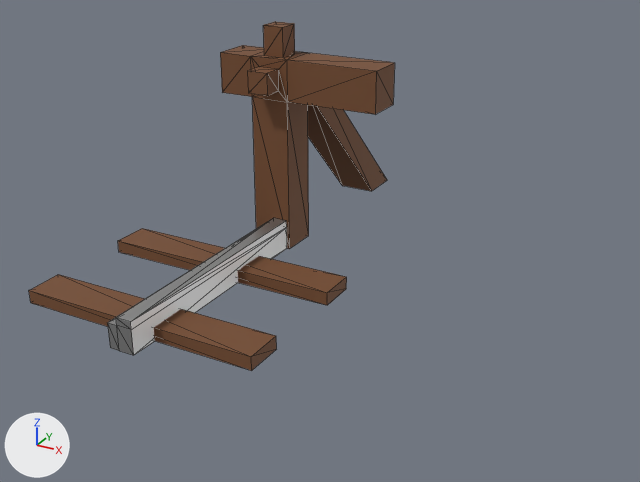
What one commit did to the glTF model public/assets/models/rail-end.glb.
One viewpoint serves both versions: a camera (50 mm lens) standing at (0.503, -1.208, 0.56) and looking at (-0.043, -0.215, 0.064). The lights are fixed; the arrows at lower left show +X, +Y and +Z. The first picture is the older version. Mesh edges are drawn as thin lines. Vertices at exactly the same position are counted once.

Names of what the first picture shows: 'rail-end'.
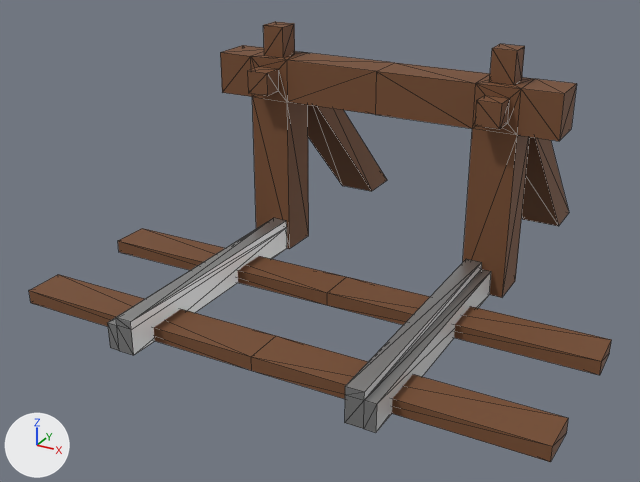
Commit message: fix: place rail end on adjacent path

Boxes [x1, y1, x2, y2] around the edits, measured in the pictures (640 x 482 px):
```json
{"object": "rail-end", "change": "reshaped", "before": [29, 22, 395, 371], "after": [29, 22, 611, 462], "on screen": "59% wider, 26% taller"}
{"part": 1, "of": "me_plane_004", "change": "added", "after": [345, 259, 491, 433]}
{"part": 2, "of": "me_plane_004", "change": "added", "after": [251, 44, 611, 462], "on screen": "brown"}
```

Edits to the scene script, one JSON object a line:
```json
{"block": "me_plane_004", "where": "# used by ob_rail_end; location = (0.0, 0.0, 0.0)"}
{"op": "remove", "block": "me_plane_004", "code": "me_plane_004.from_pydata(...)  # 72 vertices, 128 faces; spans x -0.362..0.0, y -0.5..0.221, z 0.0..0.334"}
{"op": "add", "block": "me_plane_004", "code": "me_plane_004.from_pydata(...)  # 132 vertices, 250 faces; spans x -0.362..0.362, y -0.5..0.221, z 0.0..0.334"}
{"block": "me_plane_004", "change": "me_plane_004 part 1: the loose piece of 16 vertices spanning x -0.181..-0.144, y -0.5..-0.137, z 0.0..0.046 is copied, and the copy is mirrored in x about the mesh origin; it spans x 0.144..0.181, y -0.5..-0.137, z 0.0..0.046"}
{"block": "me_plane_004", "change": "me_plane_004 part 2"}
{"block": "me_plane_004", "change": "36 vertices are added at x 0.139..0.362, y -0.46..0.221, z 0.0..0.334"}
{"block": "me_plane_004", "change": "8 new vertices lie (0.032, 0.0, 0.0) away from vertices in x 0.153, y -0.167..-0.091, z 0.245..0.334"}
{"block": "me_plane_004", "change": "94 new faces join them, mat_darktimber (brown #764d2f)"}
```
